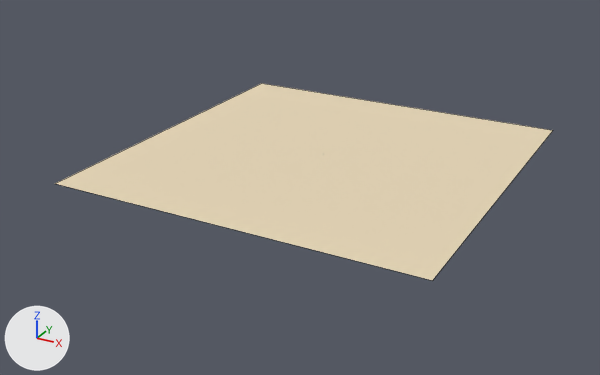
A saved change to the Blender file art/blender/tree_cypress.blend.
Before and after are seen from a 50 mm lens placed at (477.0, -933.0, 411.0), pointed at (-19.0, -31.0, -40.0). Every picture has the same lights, and +X, +Y and +Z are marked at lower left. The picture after the commit comes second. Mesh edges are drawn as thin lines.

Script lines for the objects in view, before the commit:
```python
me_plane = bpy.data.meshes.new('Plane')
me_plane.from_pydata([(-248.0, -248.0, 0.0), (248.0, -248.0, 0.0), (-248.0, 248.0, 0.0), (248.0, 248.0, 0.0)], [], [(0, 1, 3, 2)])
me_plane.materials.append(mat_cream)  # beige #e7d7b8
ob_thumbnail_shadow_catcher__not_exported = bpy.data.objects.new('Thumbnail shadow catcher (not exported)', me_plane)
ob_thumbnail_shadow_catcher__not_exported.location = (0.0, 0.0, 0.0)
```
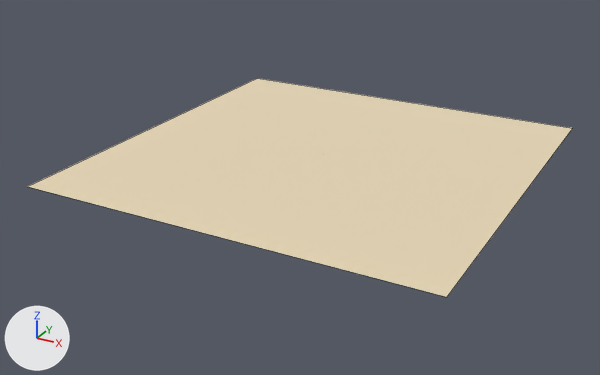
Changed parts and their boxes [x1, y1, x2, y2] in the pictures (600 x 375 px):
'Thumbnail shadow catcher (not exported)', reshaped (9% wider, 11% taller): before [55, 83, 553, 280]; after [27, 78, 572, 297]

The edits, one by one:
me_plane is used by ob_thumbnail_shadow_catcher__not_exported; location (0.0, 0.0, 0.0).
me_plane had 4 vertices, 1 face and spanned x -248.0..248.0, y -248.0..248.0, z 0.0.
me_plane now has 4 vertices, 1 face and spans x -271.0..271.0, y -271.0..271.0, z 0.0.
Part 1, on me_plane:
Vertex 0 of me_plane moves from (-248.0, -248.0, 0.0) at pixel (54, 183) to (-271.0, -271.0, 0.0) at pixel (27, 186).
Vertex 1 of me_plane moves from (248.0, -248.0, 0.0) at pixel (432, 280) to (271.0, -271.0, 0.0) at pixel (446, 297).
Vertex 2 of me_plane moves from (-248.0, 248.0, 0.0) at pixel (261, 83) to (-271.0, 271.0, 0.0) at pixel (257, 78).
Vertex 3 of me_plane moves from (248.0, 248.0, 0.0) at pixel (553, 130) to (271.0, 271.0, 0.0) at pixel (572, 128).
